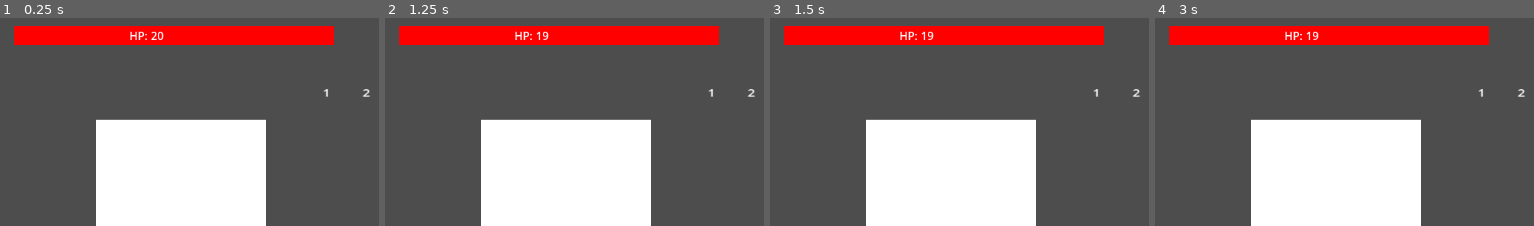
Above: before the commit, frames 1-4 (left to right).
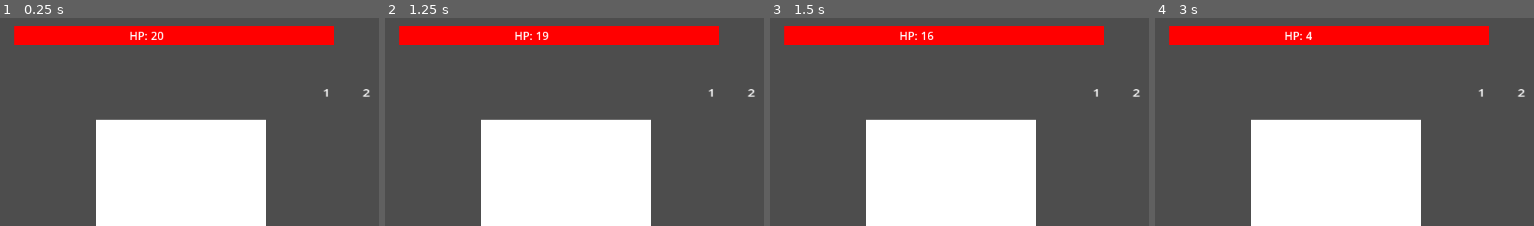
Above: after the commit, the same moments.

Repository: jordanforbes/fightrpg
Game: Godot game, scene res://World.tscn
The game is run twice, just before and just after one commit, with the same random seed, the same clock (stepped at 60 frames per second) and the same inputs.
Inputs:
- Up to frame 1 (0.25 s): no input
- Up to frame 2 (1.25 s): click "Jab" at 0.5 s
- Up to frame 3 (1.5 s): click "Straight" at 1.25 s
- Up to frame 4 (3 s): click "Kick" at 2 s; click "Heavy" at 2.75 s
The pictures show only the part of the screen within x 0-50%, y 0-50%; the shares and areas given below are measured in that part.

Frames 1-2 are identical in both runs. In frame 3, less than 0.1% of the frame differs, in the area x 41-44%, y 6-11%; in frame 4, 0.1%, in the area x 39-44%, y 6-11%.

Commit message:
emitted more signals for each action

Diff:
--- a/Scripts/Actions/Block.gd
+++ b/Scripts/Actions/Block.gd
@@ -7,5 +7,8 @@
 
 @onready var block = Attack.new(this_action, this_damage, this_length, this_steps, Player)
 
+signal blockhit
+
 func _pressed()->void:
 	block._pressed()
+	emit_signal("blockhit")
--- a/Scripts/Actions/Heavy.gd
+++ b/Scripts/Actions/Heavy.gd
@@ -7,5 +7,8 @@
 
 @onready var heavy = Attack.new(this_action, this_damage, this_length, this_steps, Player)
 
+signal heavypress
+
 func _pressed()->void:
 	heavy._pressed()
+	emit_signal("heavypress")
--- a/Scripts/Actions/Jab.gd
+++ b/Scripts/Actions/Jab.gd
@@ -6,10 +6,9 @@
 const this_steps = {"ready": 1, "hit": 1, "reset": 1}
 
 @onready var jab = Attack.new(this_action, this_damage, this_length, this_steps, Player)
-signal update_HP
 
 signal jabpress
 
 func _pressed() -> void:
 	jab._pressed()
-	emit_signal("jabpress","pressed", Player.current_HP)
+	emit_signal("jabpress")
--- a/Scripts/Actions/Kick.gd
+++ b/Scripts/Actions/Kick.gd
@@ -7,5 +7,8 @@
 
 @onready var kick = Attack.new(this_action, this_damage, this_length, this_steps, Player)
 
+signal kickpress
+
 func _pressed()->void:
 	kick._pressed()
+	emit_signal("kickpress")
--- a/Scripts/Actions/Straight.gd
+++ b/Scripts/Actions/Straight.gd
@@ -7,5 +7,8 @@
 
 @onready var straight = Attack.new(this_action, this_damage, this_length, this_steps, Player)
 
+signal straightpress
+
 func _pressed()->void:
 	straight._pressed()
+	emit_signal("straightpress")
--- a/Scripts/Player.gd
+++ b/Scripts/Player.gd
@@ -25,3 +25,7 @@
 func debug_player():
 	print('Player HP: ', current_HP, '/', MAX_HP)
 	print_scene_tree()
+
+
+func _on_heavy_heavypress():
+	pass # Replace with function body.
--- a/UI.gd
+++ b/UI.gd
@@ -2,9 +2,22 @@
 
 @onready var current_player_hp_label = $Bars/player_life/hp1
 
-func _on_player_update_hp(hp):
-	print("hp changed")
-	current_player_hp_label.set_text(str(hp))
 
-func _on_jab_jabpress(press,hp):
+func _on_jab_jabpress():
 	current_player_hp_label.set_text(str(Player.current_HP))
+
+
+func _on_straight_straightpress():
+	current_player_hp_label.set_text(str(Player.current_HP))
+
+
+func _on_kick_kickpress():
+	current_player_hp_label.set_text(str(Player.current_HP))
+
+
+func _on_heavy_heavypress():
+	current_player_hp_label.set_text(str(Player.current_HP))
+
+
+func _on_block_blockhit():
+	current_player_hp_label.set_text(str(Player.current_HP))
--- a/World.tscn
+++ b/World.tscn
@@ -164,3 +164,7 @@
 text = "4"
 
 [connection signal="jabpress" from="UI/Actions/VBoxContainer/Jab" to="UI" method="_on_jab_jabpress"]
+[connection signal="straightpress" from="UI/Actions/VBoxContainer/Straight" to="UI" method="_on_straight_straightpress"]
+[connection signal="kickpress" from="UI/Actions/VBoxContainer/Kick" to="UI" method="_on_kick_kickpress"]
+[connection signal="heavypress" from="UI/Actions/VBoxContainer/Heavy" to="UI" method="_on_heavy_heavypress"]
+[connection signal="blockhit" from="UI/Actions/VBoxContainer/Block" to="UI" method="_on_block_blockhit"]
